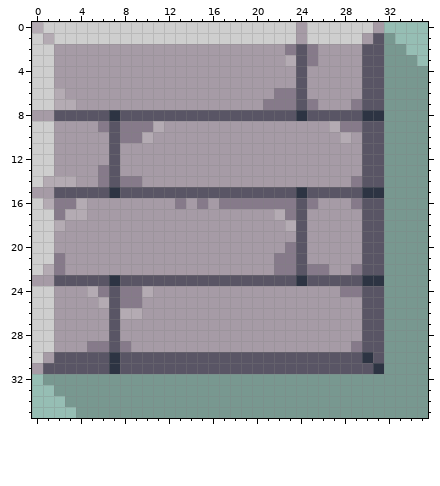
Pixel-art sprite: gfx/concrete.png. The picture above was drawn from the file before the commit.
The file is 36x36 pixels.
Now the later version:
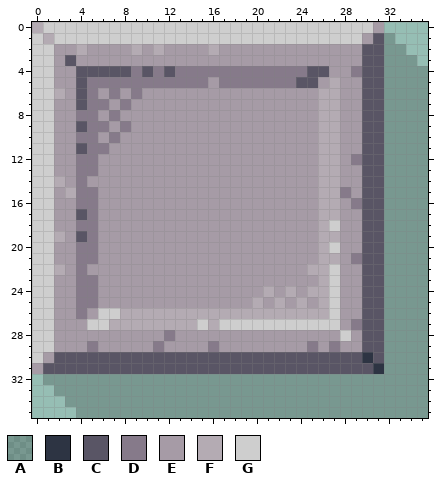
Palette (. is transparent): A #00000033  B #2d3443  C #595565  D #867a8a  E #a69ba6  F #b4abb3  G #cecece
Edits made:
y 0..1: x 24 E -> G
y 2: x 4 E -> F; x 9 E -> F; x 11 E -> F; x 16 E -> F; x 23..25 DCD -> EEE
y 3: x 3 E -> C; x 23..25 FCD -> EEE
y 4: x 4..26 EEEEEEEEEEEEEEEEEEEECEE -> CCCCCDCDCDDDDDDDDDDDDCC; x 29 E -> D
y 5: x 4..15 EEEEEEEEEEEE -> CDDDDDDDDDDD; x 17..23 EEEEEEE -> DDDDDDD; x 25 E -> C; x 27 E -> F
y 6: x 4..5 EE -> CD; x 7 E -> D; x 9 E -> D; x 22..24 DDC -> EEE; x 26..27 EE -> FF
y 7: x 2..6 FFEEE -> EECDD; x 8 E -> D; x 21..27 DDDCDEE -> EEEEEFF; x 29 D -> E
y 8: x 0..31 EECCCCCBCCCCCCCCCCCCCCCCBCCCCCBB -> GGEEDDEDEEEEEEEEEEEEEEEEEEFFEECC
y 9: x 4..5 EE -> CD; x 7 C -> E; x 9..11 DDF -> EEE; x 26 E -> F; x 28..29 DD -> EE
y 10: x 4..5 EE -> DD; x 7..10 CDDF -> DEEE; x 26..28 EEF -> FFE
y 11: x 4..7 EEEC -> CDDE; x 26..27 EE -> FF
y 12: x 4..5 EE -> DD; x 7 C -> E; x 26..27 EE -> FF; x 29 E -> D
y 13: x 4..7 EEDC -> DDEE; x 26..27 EE -> FF
y 14: x 1 F -> G; x 3..4 FE -> ED; x 6..9 DCDD -> EEEE; x 26..27 EE -> FF; x 29 D -> E
y 15: x 0..31 EECCCCCBCCCCCCCCCCCCCCCCBCCCCCBB -> GGEFDDEEEEEEEEEEEEEEEEEEEEFFDECC
y 16: x 1..5 FDDFE -> GEEDD; x 13 D -> E; x 15 D -> E; x 17..27 DDDDDDDCDEE -> EEEEEEEEEFF
y 17: x 2..5 DFFE -> EECD; x 22..24 FDC -> EEE; x 26..27 EE -> FF
y 18: x 2 F -> E; x 4..5 EE -> DD; x 23..24 FC -> EE; x 26..27 EE -> FG
y 19: x 2 E -> F; x 4..5 EE -> CD; x 24 C -> E; x 26..27 EE -> FF
y 20: x 4..5 EE -> DD; x 23..24 DC -> EE; x 26..27 EE -> FG
y 21: x 2 D -> E; x 4..5 EE -> DD; x 22..24 DDC -> EEE; x 26..27 EE -> FF; x 29 E -> D
y 22: x 1..2 FD -> GF; x 4 E -> D; x 22..27 DDCDDE -> EEEFFG; x 29 D -> E
y 23: x 0..31 EECCCCCBCCCCCCCCCCCCCCCCBCCCCCBB -> GGEEDDEEEEEEEEEEEEEEEEEEEEFGEECC
y 24: x 4..10 EFDCDDF -> DDEEEEE; x 21 E -> F; x 23 E -> F; x 25..29 EEEDD -> FFGEE
y 25: x 4..9 EEFCDD -> DDEEEE; x 20 E -> F; x 22 E -> F; x 24 E -> F; x 26..27 EE -> FG
y 26: x 4 E -> D; x 6..7 EC -> GG; x 10..27 EEEEEEEEEEEEEEEEEE -> FFFFFFFFFFFFFFFFFG
y 27: x 5..27 EECEEEEEEEEEEEEEEEEEEEE -> GGFFFFFFFFGFGGGGGGGGGGG; x 29 E -> D
y 28: x 7 C -> E; x 12 E -> D; x 28 E -> G
y 29: x 6..8 DCD -> EEE; x 11 E -> D; x 16 E -> D; x 25 E -> D; x 27 E -> D; x 29 D -> E
y 30..31: x 7 B -> C
Changed places in both pictures, as pixel boxes (x1, y1, x2, y2):
changed: (32, 22, 384, 374)
